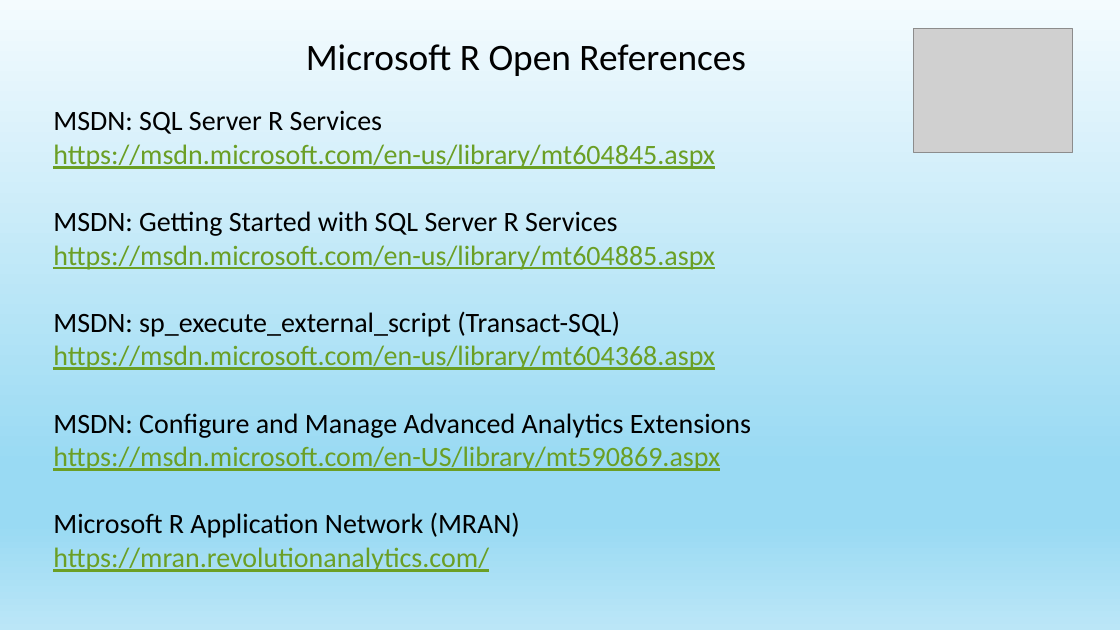
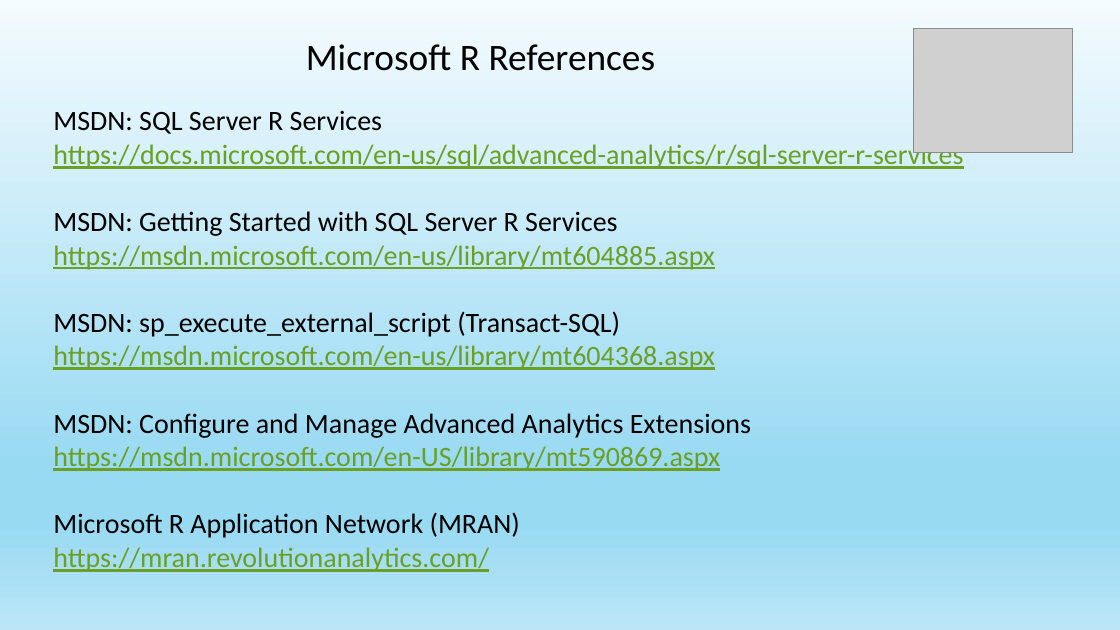
Before and after one commit to jayape/FoxPass, a slide deck: slide 38 of R Session.pptx (slide 39 before the commit). Drawn at 1120x630 pixels with LibreOffice and Linux fonts; fonts in the diff are those of the drawing; grey boxes stand for pictures. Boxes give left, top, right and bottom in pixels: in the first picture for what was removed or moved away, otherwise in the second. Text is boxed around its words. In the diff, an @@ line names an element or a change of style, - is before the commit and + after.

```diff
--- a/R Session.pptx
+++ b/R Session.pptx
@@ text at [306,44,656,71]: text changed @@
-Microsoft R Open References
+Microsoft R References
@@ text at [53,110,963,169]: text changed @@
-MSDN: SQL Server R Services
-https://msdn.microsoft.com/en-us/library/mt604845.aspx
+MSDN: SQL Server R Services
+https://docs.microsoft.com/en-us/sql/advanced-analytics/r/sql-server-r-services
```
Also in this commit, not shown: 2 other slides changed, 2 slides added, 3 slides removed, 1 other file.
